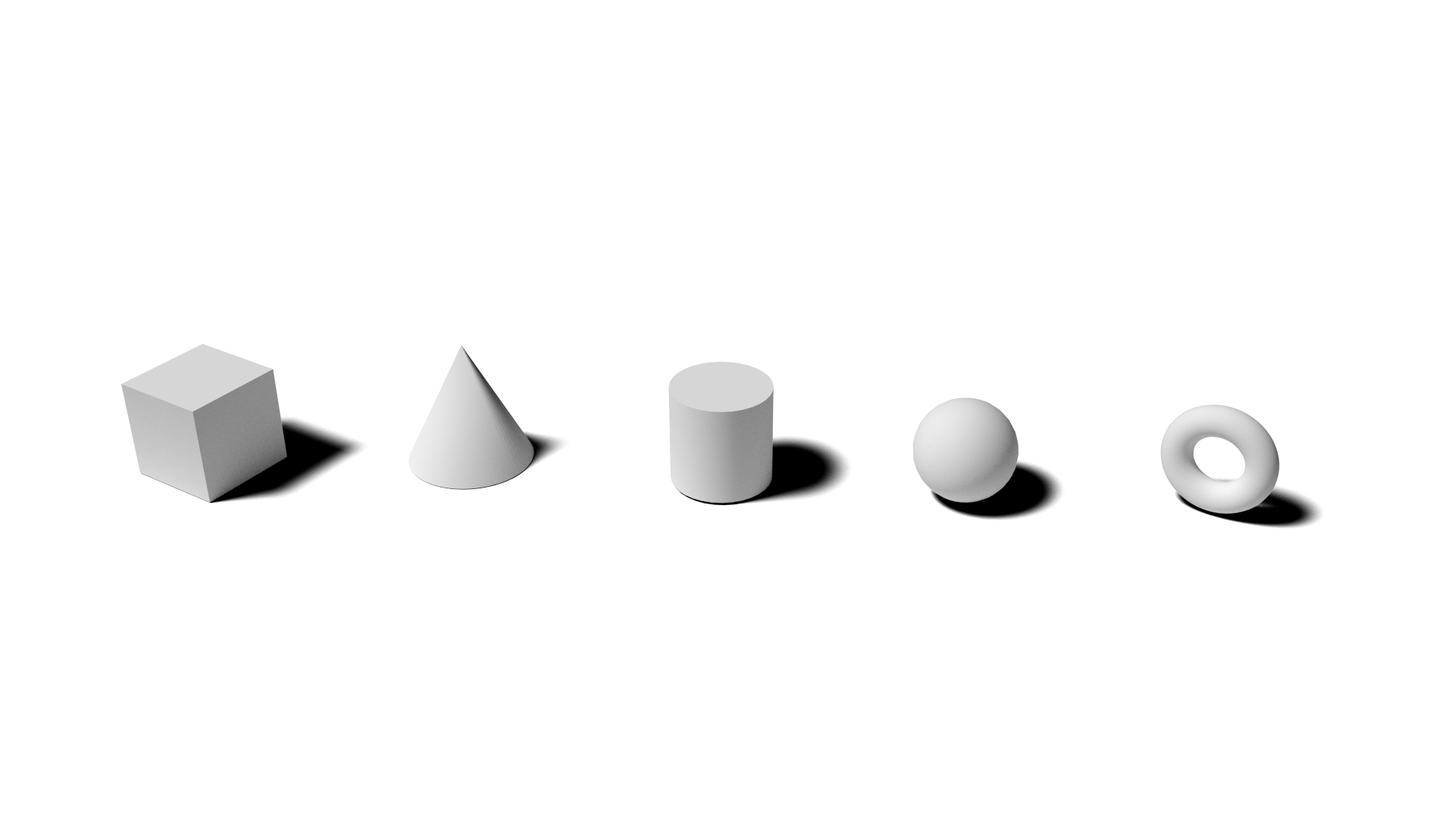
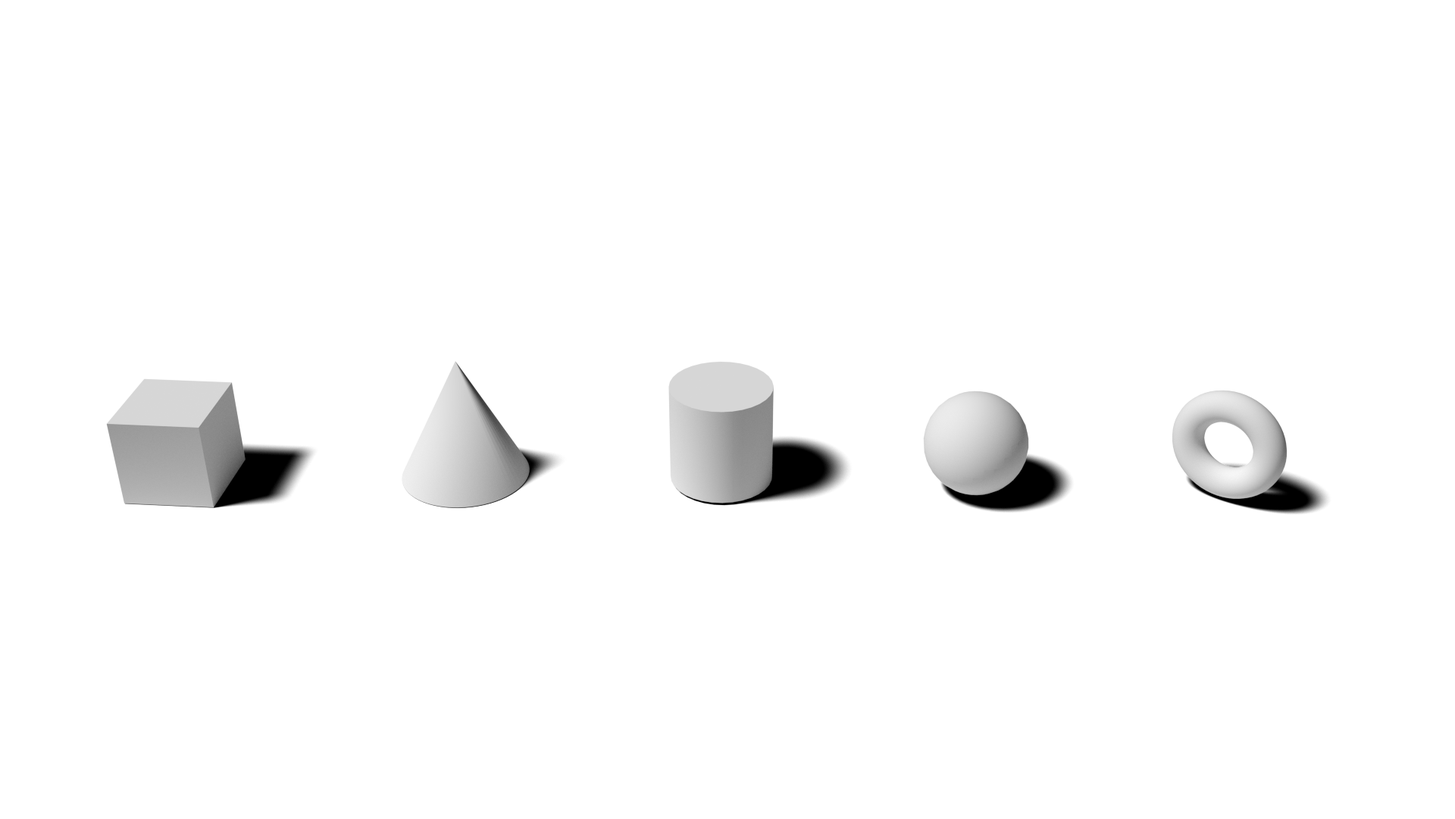
Layered file, before and after one edit (1455 × 819). Changes by layer:
painted on "Shapes" over [left=106, top=343, right=1332, bottom=530]
